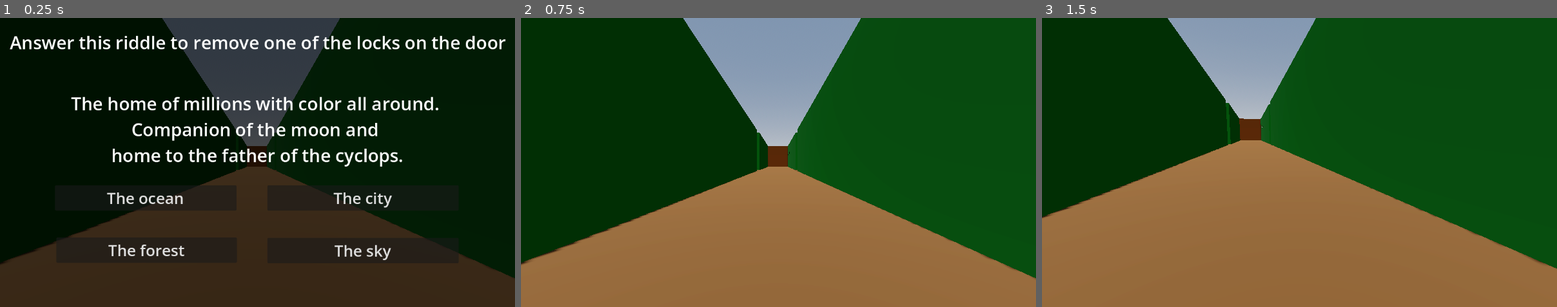
Above: before the commit, frames 1-3 (left to right).
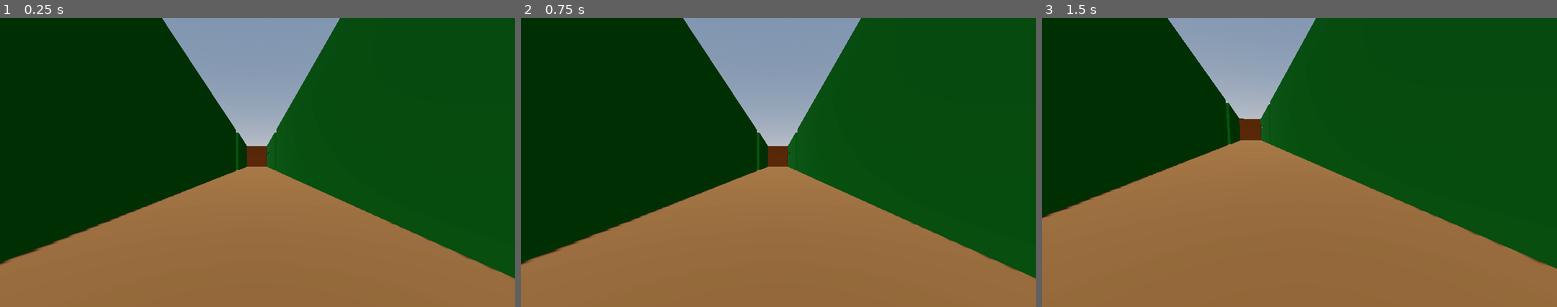
Above: after the commit, the same moments.

Repository: Z-Graham/Maze_walker
Game: Godot game, scene res://Mazes/maze_2/maze_2.tscn
The game is run twice, just before and just after one commit, with the same random seed, the same clock (stepped at 60 frames per second) and the same inputs. This scene is started directly instead of the project's main scene.
Inputs (mouse positions are in pixels of both pictures, inside the frame that each line leads up to):
- Up to frame 1 (0.25 s): no input
- Up to frame 2 (0.75 s): click (665, 197) at 0.5 s, where only the run before the commit has a clickable "The ocean"
- Up to frame 3 (1.5 s): tap Enter at 1.25 s; hold D (turn_right) from 1.28 s (still down); tap Down (look_down) at 1.35 s

The runs differ from the first frame. In frame 1, 100% of the frame differs, in the area x 0-100%, y 0-100%; in frame 2, nothing differs; in frame 3, nothing differs.

Commit message:
riddles show up when hitting sphynx and will not appear again once answered

Diff:
--- /dev/null
+++ b/Mazes/maze_2/maze_2.gd
@@ -0,0 +1,23 @@
+extends Node3D
+
+@onready var sphynx_1: CSGBox3D = $Sphynx_1
+@onready var sphynx_2: CSGBox3D = $Sphynx_2
+@onready var sphynx_3: CSGBox3D = $Sphynx_3
+@onready var sphynx_4: CSGBox3D = $Sphynx_4
+@onready var riddle_screen: ColorRect = $riddle_screen
+@onready var player: Camera3D = $Player
+
+
+
+
+func _on_player_show_riddle(s:CSGBox3D) -> void:
+	riddle_screen.c_riddle=s.riddle
+	riddle_screen.visible=true
+	player.stuck=true
+
+
+func _on_riddle_screen_close() -> void:
+	player.stuck=false
+	for s in get_tree().get_nodes_in_group('sphynx'):
+		if s.riddle==riddle_screen.c_riddle:
+			s.active=false
--- a/Mazes/maze_2/maze_2.tscn
+++ b/Mazes/maze_2/maze_2.tscn
@@ -1,7 +1,9 @@
 [gd_scene format=3 uid="uid://d1cwetteunedl"]
 
+[ext_resource type="Script" uid="uid://jyvkotl0jjoc" path="res://Mazes/maze_2/maze_2.gd" id="1_g45pf"]
 [ext_resource type="PackedScene" uid="uid://bty438n0cr3oo" path="res://Player/player.tscn" id="1_l644i"]
 [ext_resource type="PackedScene" uid="uid://dwkrxrjypyb6w" path="res://Mazes/maze_2/riddle_screen.tscn" id="2_8rkck"]
+[ext_resource type="Script" uid="uid://b0rvkqyy5pmpb" path="res://Mazes/maze_2/sphynx.gd" id="3_n78rp"]
 
 [sub_resource type="ProceduralSkyMaterial" id="ProceduralSkyMaterial_8rkck"]
 sky_horizon_color = Color(0.66224277, 0.6717428, 0.6867428, 1)
@@ -29,6 +31,7 @@
 albedo_color = Color(0.8833333, 1, 0, 1)
 
 [node name="maze_2" type="Node3D" unique_id=1155560593]
+script = ExtResource("1_g45pf")
 
 [node name="WorldEnvironment" type="WorldEnvironment" parent="." unique_id=147746581]
 environment = SubResource("Environment_f2jbi")
@@ -119,9 +122,9 @@
 material = SubResource("StandardMaterial3D_n78rp")
 
 [node name="CSGBox3D14" type="CSGBox3D" parent="walls" unique_id=2005955153 groups=["wall"]]
-transform = Transform3D(-4.371139e-08, 0, 1, 0, 1, 0, -1, 0, -4.371139e-08, -20.940329, 2.550482, 0.41968736)
-use_collision = true
-size = Vector3(1, 5.0981445, 6.4866214)
+transform = Transform3D(-4.371139e-08, 0, 1, 0, 1, 0, -1, 0, -4.371139e-08, -20.940329, 2.550482, 0.45295152)
+use_collision = true
+size = Vector3(0.9334717, 5.0981445, 6.4866214)
 material = SubResource("StandardMaterial3D_n78rp")
 
 [node name="CSGBox3D15" type="CSGBox3D" parent="walls" unique_id=781416396 groups=["wall"]]
@@ -243,29 +246,44 @@
 size = Vector3(5.124756, 5.0775757, 1)
 material = SubResource("StandardMaterial3D_l644i")
 
-[node name="Sphynx_1" type="CSGBox3D" parent="." unique_id=564535214]
+[node name="Sphynx_1" type="CSGBox3D" parent="." unique_id=564535214 groups=["sphynx"]]
 transform = Transform3D(1, 0, 0, 0, 1, 0, 0, 0, 1, 13.531065, 1.7703977, 21.122553)
-size = Vector3(7.70636, 3.7733154, 5.8061523)
-material = SubResource("StandardMaterial3D_8rkck")
-
-[node name="Sphynx_2" type="CSGBox3D" parent="." unique_id=596626635]
+use_collision = true
+size = Vector3(7.70636, 3.7733154, 5.8061523)
+material = SubResource("StandardMaterial3D_8rkck")
+script = ExtResource("3_n78rp")
+
+[node name="Sphynx_2" type="CSGBox3D" parent="." unique_id=596626635 groups=["sphynx"]]
 transform = Transform3D(1, 0, 0, 0, 1, 0, 0, 0, 1, -13.796806, 1.7703977, 21.122553)
-size = Vector3(7.70636, 3.7733154, 5.8061523)
-material = SubResource("StandardMaterial3D_8rkck")
-
-[node name="Sphynx_3" type="CSGBox3D" parent="." unique_id=930428143]
-transform = Transform3D(1, 0, 0, 0, 1, 0, 0, 0, 1, -13.796806, 1.7703977, -20.986168)
-size = Vector3(7.70636, 3.7733154, 5.8061523)
-material = SubResource("StandardMaterial3D_8rkck")
-
-[node name="Sphynx_4" type="CSGBox3D" parent="." unique_id=1694482963]
+use_collision = true
+size = Vector3(7.70636, 3.7733154, 5.8061523)
+material = SubResource("StandardMaterial3D_8rkck")
+script = ExtResource("3_n78rp")
+riddle = 2
+
+[node name="Sphynx_3" type="CSGBox3D" parent="." unique_id=930428143 groups=["sphynx"]]
+transform = Transform3D(1, 0, 0, 0, 1, 0, 0, 0, 1, -13.340332, 1.7703977, -20.986168)
+use_collision = true
+size = Vector3(7.70636, 3.7733154, 5.8061523)
+material = SubResource("StandardMaterial3D_8rkck")
+script = ExtResource("3_n78rp")
+riddle = 3
+
+[node name="Sphynx_4" type="CSGBox3D" parent="." unique_id=1694482963 groups=["sphynx"]]
 transform = Transform3D(1, 0, 0, 0, 1, 0, 0, 0, 1, 13.91239, 1.7703977, -20.986168)
-size = Vector3(7.70636, 3.7733154, 5.8061523)
-material = SubResource("StandardMaterial3D_8rkck")
+use_collision = true
+size = Vector3(7.70636, 3.7733154, 5.8061523)
+material = SubResource("StandardMaterial3D_8rkck")
+script = ExtResource("3_n78rp")
+riddle = 4
 
 [node name="riddle_screen" parent="." unique_id=1533599760 instance=ExtResource("2_8rkck")]
+visible = false
 
 [node name="Label3D" type="Label3D" parent="." unique_id=1105785447]
 transform = Transform3D(1.1924881e-08, 0, -1, 0, 1, 0, 1, 0, 1.1924881e-08, 2.2713375, 3.0174475, -17.905724)
 text = "Answer the the riddles in the four corners of the maze to unlock the door.
 Be careful, for too many incorrect answers will result in the door being locked forevermore"
+
+[connection signal="show_riddle" from="Player" to="." method="_on_player_show_riddle"]
+[connection signal="close" from="riddle_screen" to="." method="_on_riddle_screen_close"]
--- a/Mazes/maze_2/riddle_screen.gd
+++ b/Mazes/maze_2/riddle_screen.gd
@@ -6,9 +6,9 @@
 @onready var d: Button = $D
 @onready var chances: Label = $chances
 
+signal close
 
-
-var c_riddle=4
+var c_riddle=1
 var chances_left=4
 
 func _process(delta: float) -> void:
@@ -50,6 +50,7 @@
 func _on_a_pressed() -> void:
 	if c_riddle==2 or c_riddle==4:
 		visible=false
+		close.emit()
 	else:
 		a.visible=false
 		chances_left-=1
@@ -73,6 +74,7 @@
 func _on_c_pressed() -> void:
 	if c_riddle==1 or c_riddle==3:
 		visible=false
+		close.emit()
 	else:
 		c.visible=false
 		chances_left-=1
@@ -86,6 +88,7 @@
 func _on_d_pressed() -> void:
 	if c_riddle==3:
 		visible=false
+		close.emit()
 	else:
 		d.visible=false
 		chances_left-=1
--- /dev/null
+++ b/Mazes/maze_2/sphynx.gd
@@ -0,0 +1,5 @@
+extends CSGBox3D
+
+@export var riddle=1
+
+var active=true
--- a/Player/player.gd
+++ b/Player/player.gd
@@ -3,6 +3,7 @@
 
 var stuck=false
 signal hit_end
+signal show_riddle(CSGBox3D)
 var direction='forward'
 var turning=false
 var looking_up=false
@@ -118,3 +119,6 @@
 			global_position.z+=0.5
 	if 'door' in body.get_groups():
 		hit_end.emit()
+	if 'sphynx' in body.get_groups():
+		if body.active==true:
+			show_riddle.emit(body)
--- a/project.godot
+++ b/project.godot
@@ -19,6 +19,7 @@
 
 wall=""
 door=""
+sphynx=""
 
 [input]
 
Not shown, added: Mazes/maze_2/maze_2.gd.uid
Not shown, added: Mazes/maze_2/sphynx.gd.uid
